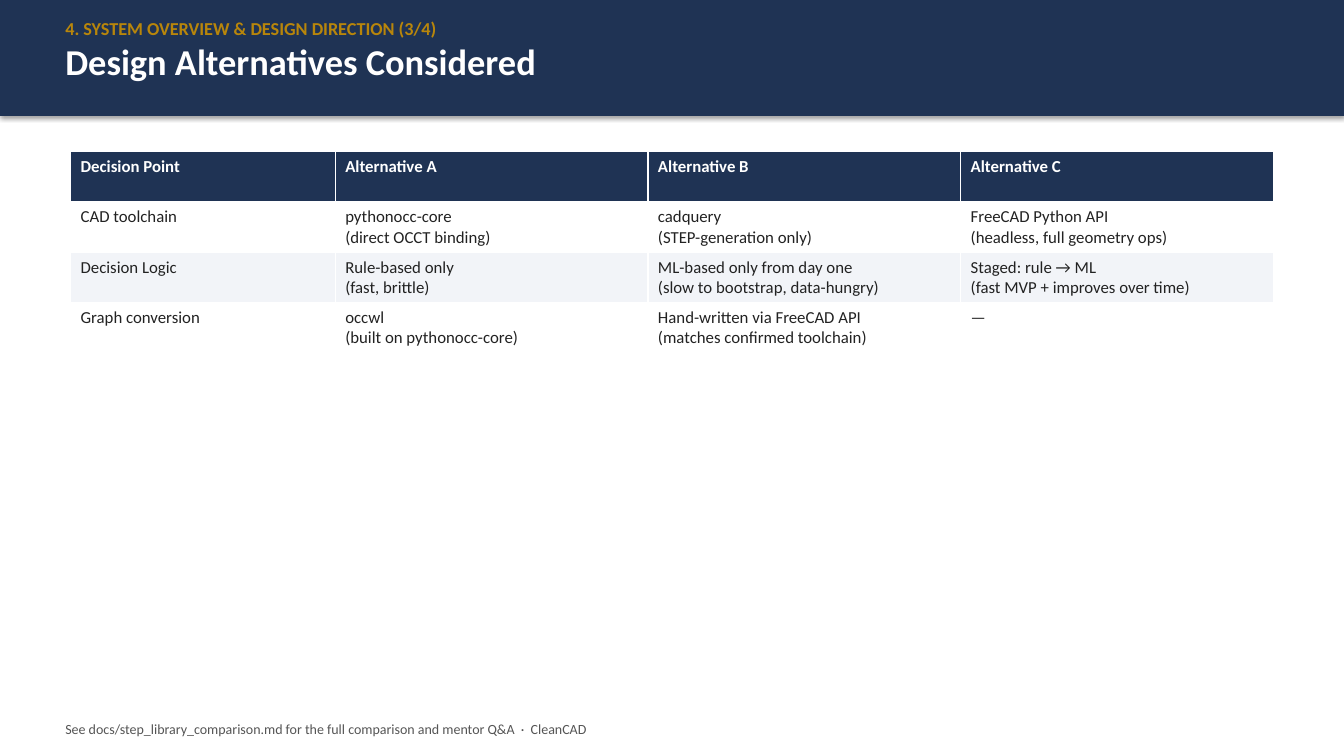
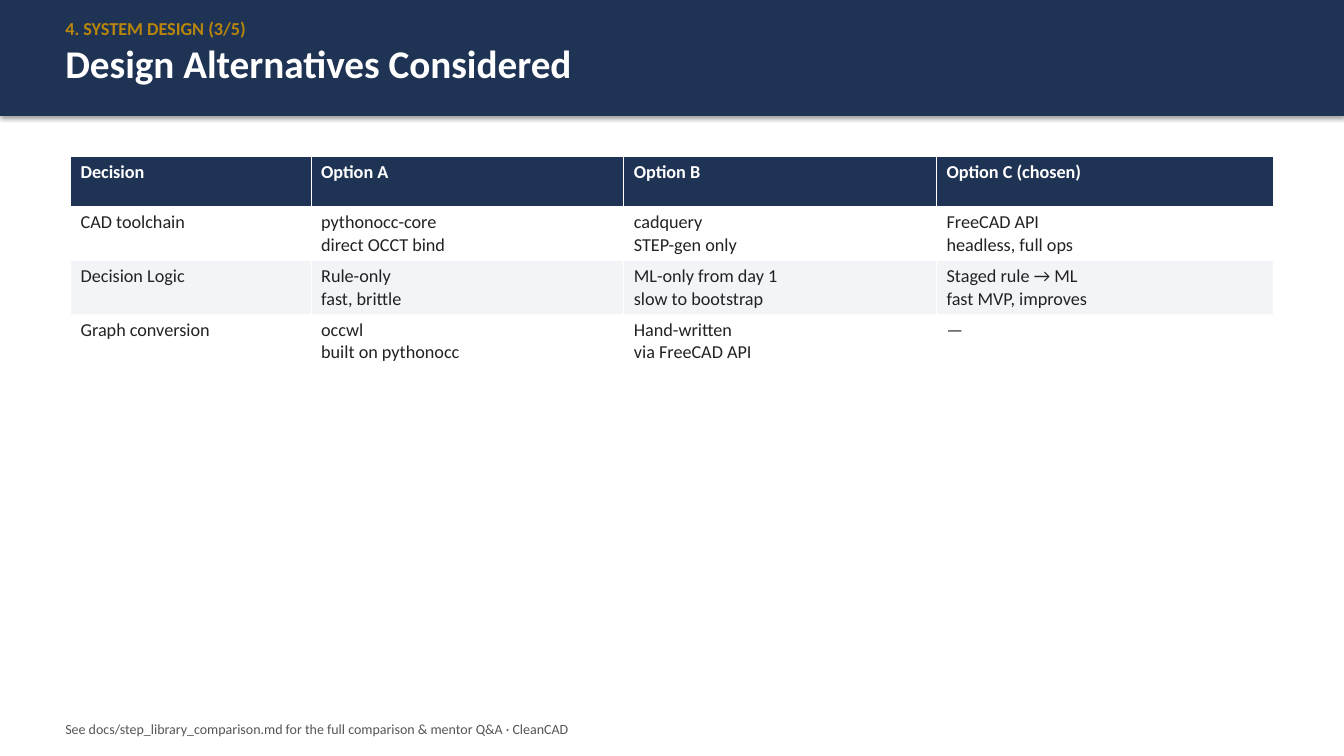
Before and after one commit to Junoh-Lee111/CapstoneProject-HP-Mold-Part-Defeaturing, a slide deck: slide 9 of docs/Project_Proposal.pptx. Drawn at 1344x756 pixels with LibreOffice and Linux fonts; fonts in the diff are those of the drawing. Boxes give left, top, right and bottom in pixels: in the first picture for what was removed or moved away, otherwise in the second. Text is boxed around its words. In the diff, an @@ line names an element or a change of style, - is before the commit and + after.

```diff
--- a/docs/Project_Proposal.pptx
+++ b/docs/Project_Proposal.pptx
@@ text at bbox=[65, 22, 246, 38]: text changed @@
-4. SYSTEM OVERVIEW & DESIGN DIRECTION (3/4)
+4. SYSTEM DESIGN (3/5)
@@ text at bbox=[65, 50, 572, 85]: size 26 to 28 pt in "Design Alternatives Considered" @@
@@ table at bbox=[71, 156, 1273, 365] @@
-row 1: Decision Point | Alternative A | Alternative B | Alternative C
+row 1: Decision | Option A | Option B | Option C (chosen)
-row 2: CAD toolchain | pythonocc-core (direct OCCT binding) | cadquery (STEP-generation only) | FreeCAD Python API (headless, full geometry ops)
+row 2: CAD toolchain | pythonocc-core direct OCCT bind | cadquery STEP-gen only | FreeCAD API headless, full ops
-row 3: Decision Logic | Rule-based only (fast, brittle) | ML-based only from day one (slow to bootstrap, data-hungry) | Staged: rule → ML (fast MVP + improves over time)
+row 3: Decision Logic | Rule-only fast, brittle | ML-only from day 1 slow to bootstrap | Staged rule → ML fast MVP, improves
-row 4, column 2: occwl (built on pythonocc-core)
+row 4, column 2: occwl built on pythonocc
-row 4, column 3: Hand-written via FreeCAD API (matches confirmed toolchain)
+row 4, column 3: Hand-written via FreeCAD API
@@ size 12 to 13 pt in "CAD toolchain", "Decision Logic", "Graph conversion", "—" @@
@@ table: place and size @@
-table at bbox=[71, 151, 1273, 353]
+table at bbox=[71, 156, 1273, 365]
@@ text at bbox=[65, 724, 569, 736]: text changed @@
-See docs/step_library_comparison.md for the full comparison and mentor Q&A · CleanCAD
+See docs/step_library_comparison.md for the full comparison & mentor Q&A · CleanCAD
```
Also in this commit, not shown: 15 other slides changed, 1 slide added, 6 other files.
